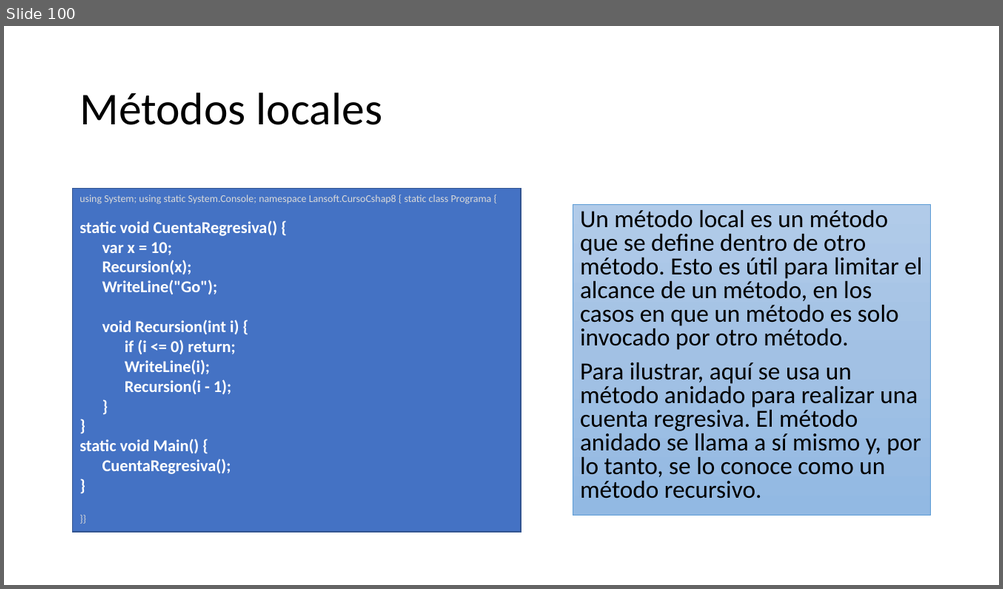
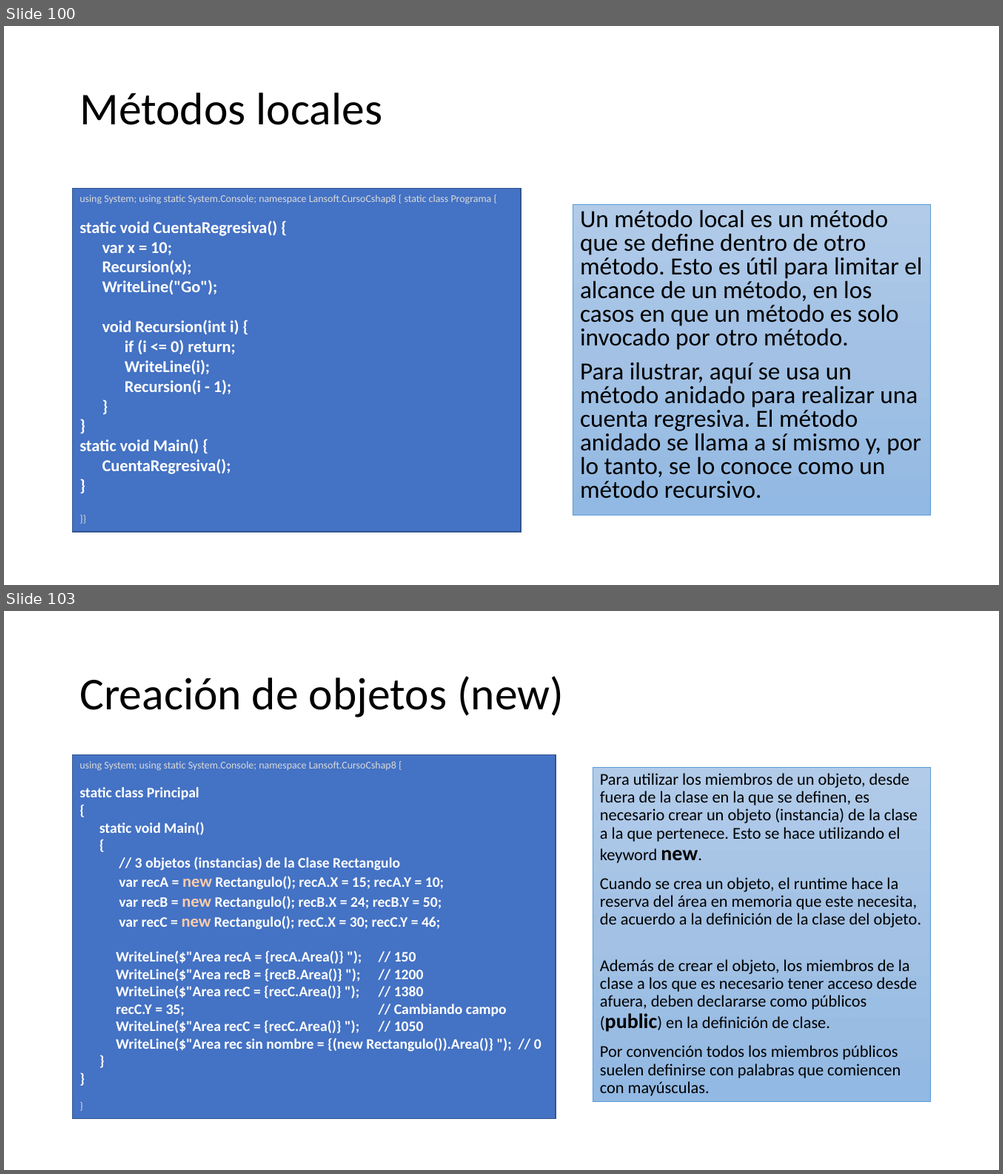
Before and after one commit to AlbertOsinaga/CursoCSharp__8, a slide deck: CSharpQuickReferencia.pptx. Shown one above the other, each under a label of ours: slide 100 before the commit, slides 100 and 103 after it; the slides between them are not shown. The pictures are 1003x589 and 1003x1174 pixels, drawn with LibreOffice and Linux fonts; fonts in the diff are those of the drawing. Boxes give left, top, right and bottom in pixels: in the first picture for what was removed or moved away, otherwise in the second. Text is boxed around its words. In the diff, an @@ line names an element or a change of style, - is before the commit and + after.

```diff
--- a/CSharpQuickReferencia.pptx
+++ b/CSharpQuickReferencia.pptx
@@ slide 103 added at [4,611,999,1170], background #FFFFFF @@
@@ title added at [79,676,563,718], 44 pt, text #000000 @@
+Creación de objetos (new)
@@ rectangle added at [73,755,555,1119], fill #4472C4, outline #325491 1 pt, 14 pt, text #FFFFFF, bold @@
+using System; using static System.Console; namespace Lansoft.CursoCshap8 {
+static class Principal
+{
+static void Main()
+{
+// 3 objetos (instancias) de la Clase Rectangulo
+var recA = new Rectangulo(); recA.X = 15; recA.Y = 10;
+var recB = new Rectangulo(); recB.X = 24; recB.Y = 50;
+var recC = new Rectangulo(); recC.X = 30; recC.Y = 46;
+WriteLine($"Area recA = {recA.Area()} "); // 150
+WriteLine($"Area recB = {recB.Area()} "); // 1200
+WriteLine($"Area recC = {recC.Area()} "); // 1380
+recC.Y = 35; // Cambiando campo
+WriteLine($"Area recC = {recC.Area()} "); // 1050
+WriteLine($"Area rec sin nombre = {(new Rectangulo()).Area()} "); // 0
+}
+}
+}
@@ text added at [593,768,930,1102], fill gradient #B1CBE9 to #A3C1E5 to #93B9E4, outline #5B9BD5 0.5 pt, 16 pt, text #000000 @@
+Para utilizar los miembros de un objeto, desde fuera de la clase en la que se definen, es necesario crear un objeto (instancia) de la clase a la que pertenece. Esto se hace utilizando el keyword new.
+Cuando se crea un objeto, el runtime hace la reserva del área en memoria que este necesita, de acuerdo a la definición de la clase del objeto.
+Además de crear el objeto, los miembros de la clase a los que es necesario tener acceso desde afuera, deben declararse como públicos (public) en la definición de clase.
+Por convención todos los miembros públicos suelen definirse con palabras que comiencen con mayúsculas.
```
Also in this commit, not shown: 10 other slides added, 1 other file.
